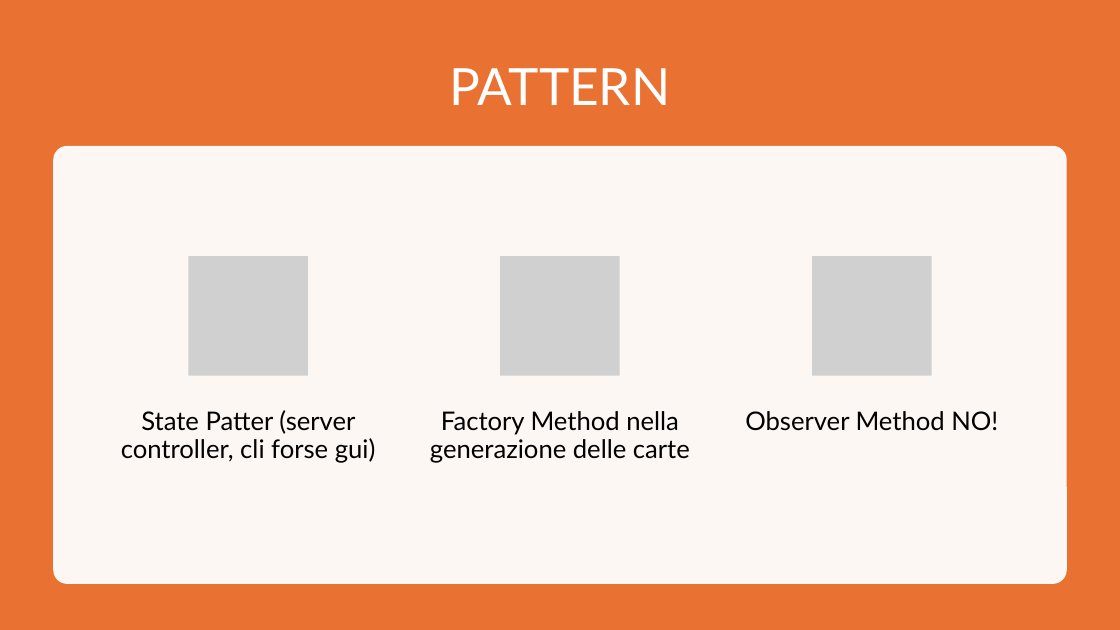
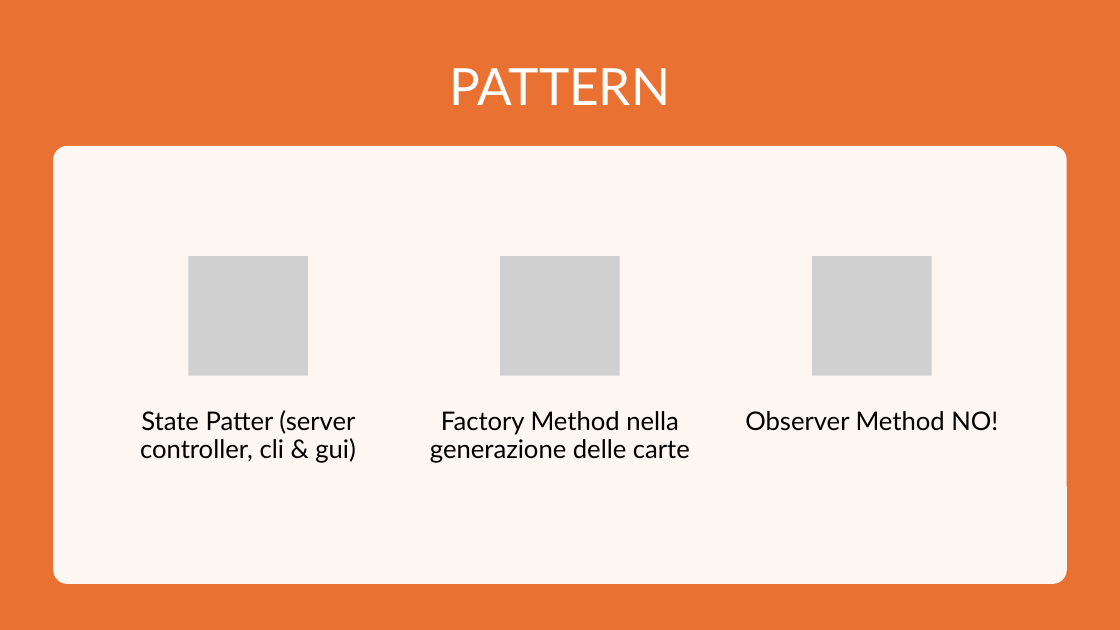
Before and after one commit to Ago19pc/IS24-AM04, a slide deck: slide 7 of deliveries/Codex Naturalis.pptx. Drawn at 1120x630 pixels with LibreOffice and Linux fonts; fonts in the diff are those of the drawing; grey boxes stand for pictures. Boxes give left, top, right and bottom in pixels: in the first picture for what was removed or moved away, otherwise in the second. Text is boxed around its words. In the diff, an @@ line names an element or a change of style, - is before the commit and + after.

Commit message:
ppt

```diff
--- a/deliveries/Codex Naturalis.pptx
+++ b/deliveries/Codex Naturalis.pptx
@@ text at bbox=[140, 410, 356, 463]: text changed @@
-State Patter (server controller, cli forse gui)
+State Patter (server controller, cli & gui)
```
Also in this commit, not shown: 3 other files.
